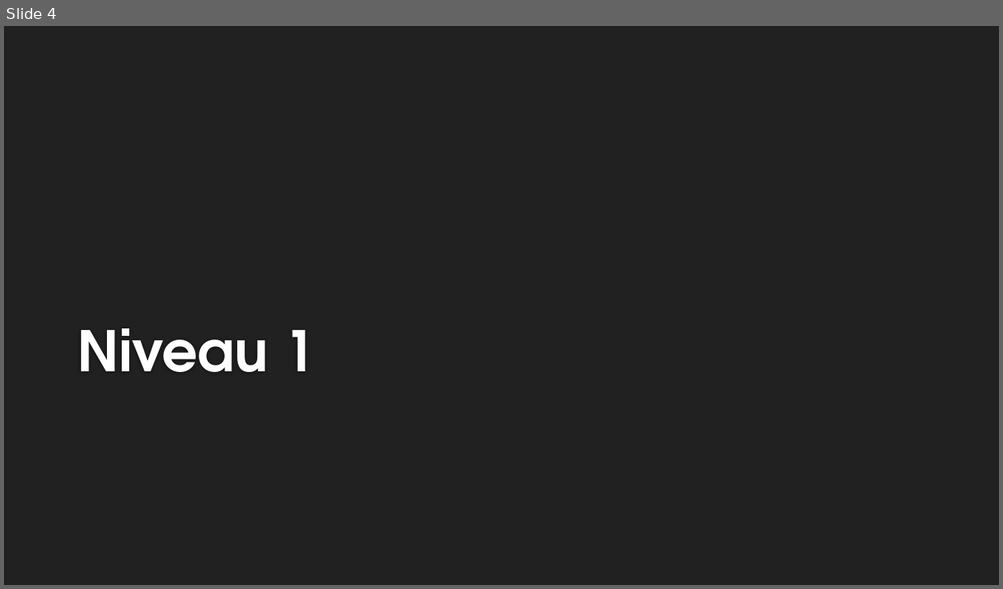
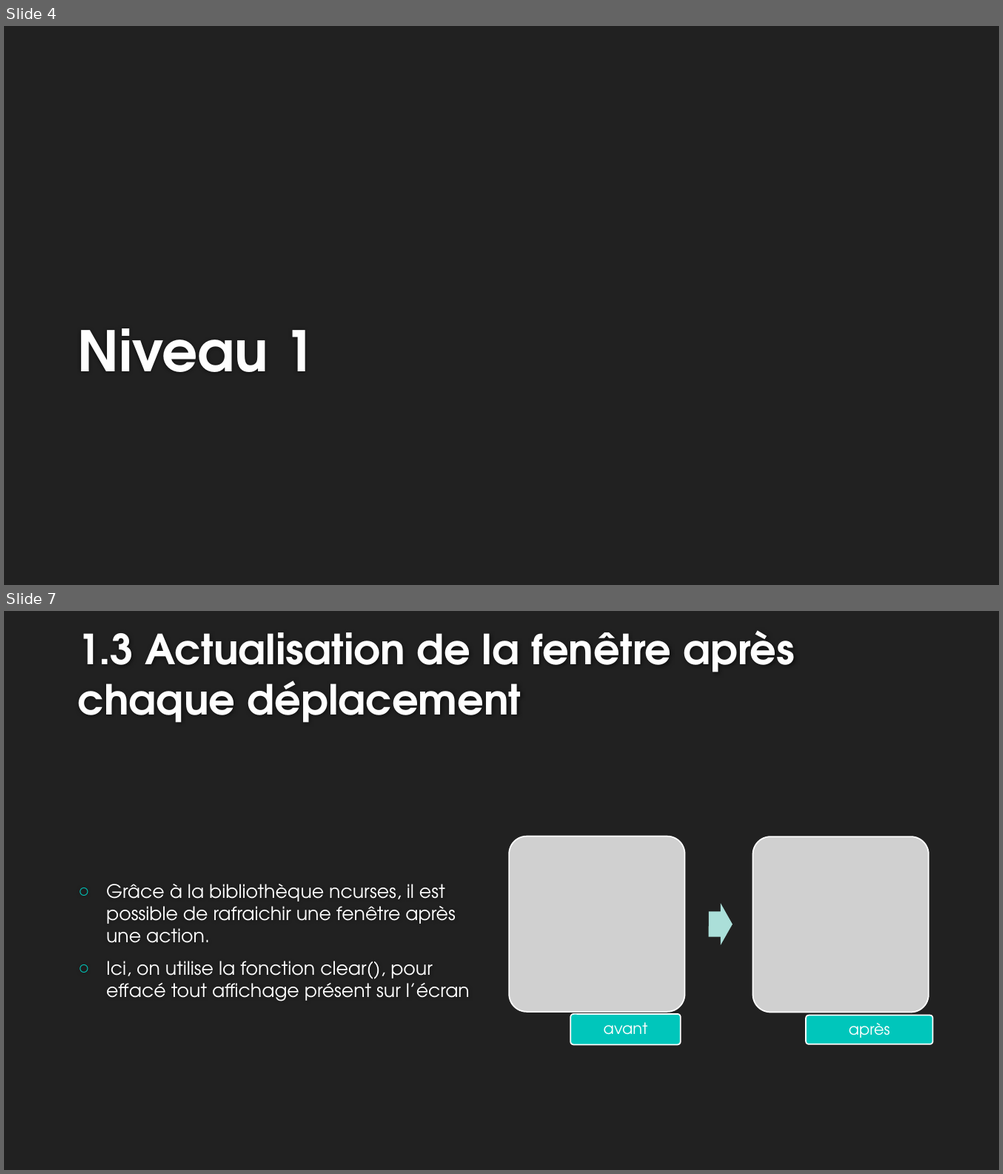
Before and after one commit to meethyrh/Projet2048v3, a slide deck: Soutenance.pptx. Shown one above the other, each under a label of ours: slide 4 before the commit, slides 4 and 7 after it; the slides between them are not shown. The pictures are 1003x589 and 1003x1174 pixels, drawn with LibreOffice and Linux fonts; fonts in the diff are those of the drawing; grey boxes stand for pictures; background and template pictures are left out. Boxes give left, top, right and bottom in pixels: in the first picture for what was removed or moved away, otherwise in the second. Text is boxed around its words. In the diff, an @@ line names an element or a change of style, - is before the commit and + after.

```diff
--- a/Soutenance.pptx
+++ b/Soutenance.pptx
@@ slide 7 added at [4, 611, 999, 1170], background #212121 @@
@@ title added at [77, 630, 794, 723], 40 pt, text #FEFEFE, bold @@
+1.3 Actualisation de la fenêtre après chaque déplacement
@@ text added at [106, 884, 469, 1002], 18 pt, text #FFFFFF @@
+○ Grâce à la bibliothèque ncurses, il est possible de rafraichir une fenêtre après une action.
+○ Ici, on utilise la fonction clear(), pour effacé tout affichage présent sur l’écran
@@ group added at [509, 836, 933, 1045]: 2 pictures, 2 rounded rectangles, 2 texts, 1 right arrow @@
+avant
+après
```
Also in this commit, not shown: 2 slides changed, 5 other slides added, 7 other files.
